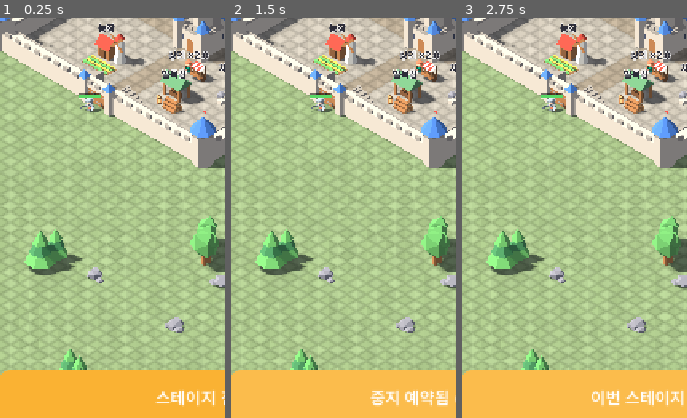
Above: before the commit, frames 1-3 (left to right).
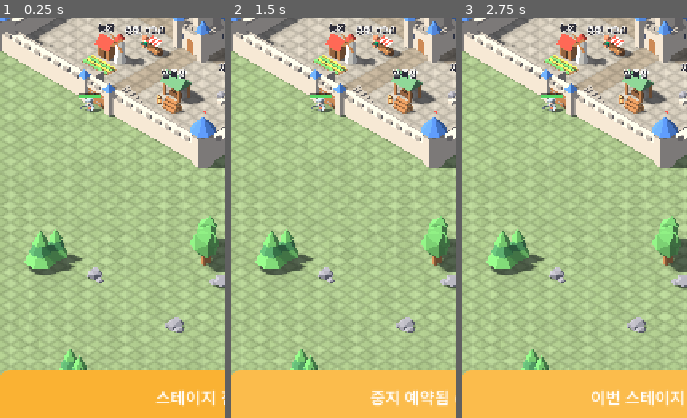
Above: after the commit, the same moments.

Repository: ILSEONG/CastleRPG
Game: Godot game, scene res://scenes/main.tscn
Two runs of this game, one before a commit and one after it. Both use one fixed random seed, a clock stepped at 60 frames per second and the inputs below.
Inputs:
- Up to frame 1 (0.25 s): no input
- Up to frame 2 (1.5 s): click "스테이지 진행" at 0.5 s; click "이번 스테이지 후 중지" at 1.25 s
- Up to frame 3 (2.75 s): click "중지 예약됨 (취소)" at 2 s
The pictures show only the part of the screen within x 5-55%, y 47-97%; the shares and areas given below are measured in that part.

The runs differ from the first frame. In frame 1, 1.4% of the frame differs, in the area x 55-97%, y 2-17%; in frame 2, 1.4%; in frame 3, 1.4%.

Commit message:
fix: merchant taps beat building boxes, wheel blocked under the trade window, clock rollback restarts production
- merchant+cart body on its own layer 32, picked before buildings; merchant moved left of
  the plaza so the lumber bubble no longer covers its label
- trade window: block wheel pass-through, 59:59 countdown, ignore a double tap's second press
- economy: negative elapsed resets last_collect to now; atomic save via temp file + rename;
  accept int numbers in saves
- '+N' text stays readable for most of its 1.2 s
- tests: cart tap, double tap, rollback restart, save overwrite; merchant spot test works in
  any quadrant

Co-Authored-By: Claude Opus 5.5 <noreply@anthropic.com>

Diff:
--- a/scripts/badges.gd
+++ b/scripts/badges.gd
@@ -13,7 +13,7 @@
 const BOB_PX := 3.0
 const BOB_HZ := 0.8
 const POP_RISE_PX := 40.0
-const POP_SEC := 1.0
+const POP_SEC := 1.2
 const POP_FONT := 28
 const INK := Color(0.16, 0.18, 0.24)
 
@@ -85,11 +85,12 @@
 ## 아이콘 + "+N". 글자는 서서히 사라지고 아이콘은 줄어든다(draw_icon은 투명도를 받지 않는다).
 func _draw_pop(at: Vector2, p: Dictionary) -> void:
 	var k: float = p.age / POP_SEC
+	var a := clampf((1.0 - k) / 0.4, 0.0, 1.0)  # 처음 60%는 또렷하게, 마지막 40%에 사라진다
 	var text := "+%d" % p.amount
 	var w := FONT.get_string_size(text, HORIZONTAL_ALIGNMENT_LEFT, -1, POP_FONT).x
 	var icon_px := 30.0 * (1.0 - 0.5 * k)
 	var x0 := at.x - (icon_px + 4.0 + w) / 2.0
 	IconsScript.draw_icon(self, p.kind, Vector2(x0 + icon_px / 2.0, at.y), icon_px)
 	var pos := Vector2(x0 + icon_px + 4.0, at.y + POP_FONT * 0.35)
-	draw_string_outline(FONT, pos, text, HORIZONTAL_ALIGNMENT_LEFT, -1, POP_FONT, 8, Color(1, 1, 1, 1.0 - k))
-	draw_string(FONT, pos, text, HORIZONTAL_ALIGNMENT_LEFT, -1, POP_FONT, Color(INK, 1.0 - k))
+	draw_string_outline(FONT, pos, text, HORIZONTAL_ALIGNMENT_LEFT, -1, POP_FONT, 8, Color(1, 1, 1, a))
+	draw_string(FONT, pos, text, HORIZONTAL_ALIGNMENT_LEFT, -1, POP_FONT, Color(INK, a))
--- a/scripts/balance.gd
+++ b/scripts/balance.gd
@@ -80,7 +80,7 @@
 ]
 
 ## 상인 자리 (개정 7). 막사·벌목장·채석장 사이 빈 터(십자 도로 밖). 수레는 상인 +X 쪽.
-const MERCHANT_POS := Vector3(3.5, 0, 6.5)
+const MERCHANT_POS := Vector3(-5.5, 0, 6.5)  # 성채 정문 앞 광장 왼쪽 — 벌목장·채석장 말풍선과 화면에서 겹치지 않는 자리
 const MERCHANT_CART_OFFSET := Vector3(2.0, 0, 0)
 const MERCHANT_RADIUS := 0.6
 
--- a/scripts/buildings.gd
+++ b/scripts/buildings.gd
@@ -11,7 +11,8 @@
 const UnitModelScript := preload("res://scripts/unit_model.gd")
 const EconomyScript := preload("res://scripts/economy.gd")  # 정적 규칙만 쓴다(오토로드 아님)
 
-const LAYER_TAP := 16  # 건물·상인 탭 판정체 (성문 2, 성벽 8과 별도)
+const LAYER_TAP := 16  # 건물 탭 판정체 (성문 2, 성벽 8과 별도)
+const LAYER_MERCHANT := 32  # 상인·수레 탭 판정체 — picker가 건물보다 먼저 본다(앞쪽 건물 상자에 가리지 않게)
 
 const MOUNTAIN_VARIANTS := 5
 
@@ -70,13 +71,13 @@
 	var r := Vector3(Balance.MERCHANT_RADIUS, Art.HEAD_HEIGHT, Balance.MERCHANT_RADIUS)
 	var box := AABB(Balance.MERCHANT_POS - Vector3(r.x, 0, r.z), r * 2.0 * Vector3(1, 0.5, 1))  # 상인 기둥
 	box = box.merge(AABB(cart.position + cart.mesh.get_aabb().position, cart.mesh.get_aabb().size))
-	_add_tap_body(Vector3(box.get_center().x, 0, box.get_center().z), Vector3(box.size.x, box.end.y, box.size.z)).set_meta("merchant", true)
+	_add_tap_body(Vector3(box.get_center().x, 0, box.get_center().z), Vector3(box.size.x, box.end.y, box.size.z), LAYER_MERCHANT).set_meta("merchant", true)
 
 
-## 탭 판정체: 물리 이동과 무관(마스크 0), 레이어 16 = 건물·상인 탭. 바닥 중심 ground_center, 크기 size.
-func _add_tap_body(ground_center: Vector3, size: Vector3) -> StaticBody3D:
+## 탭 판정체: 물리 이동과 무관(마스크 0). 바닥 중심 ground_center, 크기 size.
+func _add_tap_body(ground_center: Vector3, size: Vector3, layer := LAYER_TAP) -> StaticBody3D:
 	var body := StaticBody3D.new()
-	body.collision_layer = LAYER_TAP
+	body.collision_layer = layer
 	body.collision_mask = 0
 	var cs := CollisionShape3D.new()
 	var shape := BoxShape3D.new()
--- a/scripts/economy.gd
+++ b/scripts/economy.gd
@@ -121,6 +121,10 @@
 
 ## 쌓인 양을 보유량에 더하고 마지막 수집 시각을 옮긴다(§2). 수집량을 돌려준다.
 func collect(building_id: String, now: float) -> int:
+	if res_of(building_id) != "" and now < float(last_collect[building_id]):  # 시계를 되돌림: 지금부터 다시 쌓는다
+		last_collect[building_id] = now
+		save()
+		return 0
 	var amount := pending(building_id, now)
 	if amount == 0:
 		return 0
@@ -174,11 +178,17 @@
 	_save_cd = SAVE_INTERVAL
 	if save_path == "":
 		return
-	var f := FileAccess.open(save_path, FileAccess.WRITE)
+	# 임시 파일에 다 쓴 뒤 바꿔 끼운다 — 쓰다 끊겨도 이전 저장은 남는다.
+	var tmp := save_path + ".tmp"
+	var f := FileAccess.open(tmp, FileAccess.WRITE)
 	if f == null:
 		push_warning("economy save failed: %s" % error_string(FileAccess.get_open_error()))
 		return
 	f.store_string(JSON.stringify({"version": SAVE_VERSION, "gold": gold, "res": res, "last_collect": last_collect, "levels": levels}))
+	f.close()
+	var err := DirAccess.rename_absolute(tmp, save_path)
+	if err != OK:
+		push_warning("economy save rename failed: %s" % error_string(err))
 
 
 ## 없는 파일은 조용히, 깨진 파일은 경고와 함께 기본값으로 시작한다.
@@ -193,9 +203,9 @@
 	changed.emit()
 
 
-## 형 검사 후 반영. JSON 숫자는 float이라 int로 되돌린다. 하나라도 틀리면 false(부분 반영 없음).
+## 형 검사 후 반영. JSON 숫자는 float(혹시 int여도 받는다)이라 int로 되돌린다. 하나라도 틀리면 false(부분 반영 없음).
 func _apply(data) -> bool:
-	if not (data is Dictionary) or int(data.get("version", 0)) != SAVE_VERSION or not (data.get("gold") is float):
+	if not (data is Dictionary) or not _num(data.get("version")) or int(data.version) != SAVE_VERSION or not _num(data.get("gold")):
 		return false
 	var r := {}
 	var lc := {}
@@ -207,7 +217,7 @@
 		var vs = data.get("levels")
 		if not (rs is Dictionary and ls is Dictionary and vs is Dictionary):
 			return false
-		if not (rs.get(id) is float and ls.get(b) is float and vs.get(b) is float):
+		if not (_num(rs.get(id)) and _num(ls.get(b)) and _num(vs.get(b))):
 			return false
 		r[id] = maxi(0, int(rs[id]))
 		lc[b] = float(ls[b])
@@ -217,3 +227,7 @@
 	last_collect = lc
 	levels = lv
 	return true
+
+
+static func _num(v) -> bool:
+	return v is float or v is int
--- a/scripts/merchant_panel.gd
+++ b/scripts/merchant_panel.gd
@@ -13,6 +13,7 @@
 const RATE_HIGH := Color(0.15, 0.6, 0.25)
 const RATE_JACKPOT := Color(0.9, 0.62, 0.05)
 const DIALOG_W := 600
+const OPEN_GUARD_MS := 400  # 연 직후 이 시간 동안 배경 누름은 닫지 않는다
 
 var dialog: PanelContainer
 var sell_buttons := {}  # 자원 id → [판매] 버튼
@@ -23,6 +24,7 @@
 var _amount_labels := {}
 var _value_labels := {}
 var _last_sec := -1
+var _opened_ms := 0
 
 
 func _ready() -> void:
@@ -32,6 +34,7 @@
 	back.color = DIM
 	back.set_anchors_and_offsets_preset(Control.PRESET_FULL_RECT)
 	back.mouse_filter = Control.MOUSE_FILTER_STOP
+	back.mouse_force_pass_scroll_events = false  # 휠 줌이 뒤 카메라로 새지 않게
 	back.gui_input.connect(_on_back_input)
 	add_child(back)
 
@@ -73,6 +76,7 @@
 
 func open() -> void:
 	visible = true
+	_opened_ms = Time.get_ticks_msec()
 	_refresh(_now())
 
 
@@ -90,7 +94,8 @@
 
 func _on_back_input(event: InputEvent) -> void:
 	var mb := event as InputEventMouseButton
-	if mb != null and mb.pressed and mb.button_index == MOUSE_BUTTON_LEFT:
+	# 연타(더블 탭)의 두 번째 누름이 연 창을 바로 닫지 않게 잠깐 무시
+	if mb != null and mb.pressed and mb.button_index == MOUSE_BUTTON_LEFT and Time.get_ticks_msec() - _opened_ms > OPEN_GUARD_MS:
 		close()
 
 
@@ -99,7 +104,7 @@
 	var rate := Economy.current_rate(now)
 	_rate_label.text = "현재 시세 ×%.1f" % rate
 	_rate_label.add_theme_color_override("font_color", rate_color(rate))
-	var left := ceili(Economy.seconds_to_next_rate(now))
+	var left := floori(Economy.seconds_to_next_rate(now))  # 59:59 → 00:00
 	_timer_label.text = "다음 시세까지 %02d:%02d" % [left / 60, left % 60]
 	var any := false
 	for id in Balance.RESOURCES:
--- a/scripts/unit_picker.gd
+++ b/scripts/unit_picker.gd
@@ -15,7 +15,8 @@
 
 const LAYER_GATE := 2
 const LAYER_WALL := 8
-const LAYER_TAP := 16  # 건물·상인 탭 판정체(buildings.gd)
+const LAYER_TAP := 16  # 건물 탭 판정체(buildings.gd)
+const LAYER_MERCHANT := 32  # 상인·수레 탭 판정체 — 건물보다 먼저 본다(앞쪽 벌목장·채석장 상자에 가리지 않게)
 const TAP_MAX_PX := 12.0
 const HERO_TAP_PX := 32.0  # 화면(논리 720px 폭 기준)에서 영웅 중심까지 이 거리 안이면 그 영웅. 줌과 무관
 const HERO_TAP_PRECISE_PX := 12.0  # 영웅 선택 중에는 이만큼 가까워야 성문·성벽보다 영웅이 먼저
@@ -98,16 +99,15 @@
 	return camera.get_world_3d().direct_space_state.intersect_ray(q)
 
 
-## 상인·자원 건물 탭(레이어 16). 처리했으면 true. 기능 없는 건물은 적중을 무시(false)해 다음 판정으로 넘긴다.
+## 상인(레이어 32) → 자원 건물(레이어 16) 탭. 처리했으면 true. 기능 없는 건물은 적중을 무시(false)해 다음 판정으로 넘긴다.
 func _tap_object(screen_pos: Vector2) -> bool:
+	if not _pick(screen_pos, LAYER_MERCHANT).is_empty():
+		panel.open()
+		return true
 	var hit := _pick(screen_pos, LAYER_TAP)
 	if hit.is_empty():
 		return false
-	var body = hit.collider
-	if body.has_meta("merchant"):
-		panel.open()
-		return true
-	var id: String = body.get_meta("building", "")
+	var id: String = hit.collider.get_meta("building", "")
 	var res_id: String = Economy.res_of(id)
 	if res_id == "":
 		return false
--- a/tests/ai_check.gd
+++ b/tests/ai_check.gd
@@ -25,7 +25,7 @@
 	OS.add_logger(_errors)
 	Economy.save_path = ""  # 실제 저장 파일을 건드리지 않는다
 	Economy.reset(Time.get_unix_time_from_system())
-	_main =preload("res://scenes/main.tscn").instantiate()
+	_main = preload("res://scenes/main.tscn").instantiate()
 	add_child(_main)
 	await _frames(5)
 	for c in _main.get_children():
--- a/tests/input_check.gd
+++ b/tests/input_check.gd
@@ -253,7 +253,7 @@
 	# (o) 상인 탭 → 창 열림, 선택 유지. 창 안(제목) 탭은 닫지 않는다
 	_picker._select(warrior)
 	var mp := _camera.unproject_position(Balance.MERCHANT_POS + Vector3(0, 1.0, 0))
-	_check(_picker._pick(mp, PickerScript.LAYER_TAP).get("collider") != null and _picker._pick(mp, PickerScript.LAYER_TAP).collider.has_meta("merchant") and not _open_hero(mp),
+	_check(not _picker._pick(mp, PickerScript.LAYER_MERCHANT).is_empty() and not _open_hero(mp),
 		"(o) precondition: merchant tap point hits the merchant body", "px=%s" % mp)
 	var free_before: Vector3 = warrior.free_pos
 	await _tap(mp)
@@ -290,11 +290,23 @@
 	await _frames(2)
 	_check(rig.position == cam_pos and panel.is_open(), "(q) dragging while the window is open does not pan the camera", "pos=%s" % rig.position)
 	var hero_state := [warrior.side, warrior.post, warrior.free_pos]
+	await get_tree().create_timer(0.45).timeout  # 연 직후 배경 누름 무시 시간(OPEN_GUARD_MS)이 지나게
 	await _tap(bg)
 	_check(not panel.is_open() and _picker.selected == warrior and [warrior.side, warrior.post, warrior.free_pos] == hero_state,
 		"(q) tapping the backdrop over open ground closes the window and does not move the hero", "open=%s state=%s" % [panel.is_open(), [warrior.side, warrior.post, warrior.free_pos]])
 	await _tap(bg)
 	_check(warrior.free_pos != hero_state[2], "(q) after closing, the same ground tap moves the hero again", "free=%s" % warrior.free_pos)
+
+	# (r) 수레를 탭해도 창이 열린다 — 수레 바퀴·바닥 높이(0.4 m)도 앞쪽 건물 상자보다 상인 판정이 먼저
+	_picker._select(null)
+	var cp := _camera.unproject_position(Balance.MERCHANT_POS + Balance.MERCHANT_CART_OFFSET + Vector3(0, 0.4, 0))
+	_check(not _picker._pick(cp, PickerScript.LAYER_MERCHANT).is_empty() and not _open_hero(cp), "(r) precondition: cart point hits the merchant body", "px=%s" % cp)
+	await _tap(cp)
+	await _frames(2)
+	_check(panel.is_open(), "(r) tapping the cart opens the trade window", "open=%s" % panel.is_open())
+	await _tap(bg)  # 더블 탭의 두 번째 누름
+	_check(panel.is_open(), "(r) a backdrop press right after opening (double tap) does not close the window", "open=%s" % panel.is_open())
+	panel.close()
 
 
 func _check(cond: bool, what: String, detail: String) -> void:
--- a/tests/run_tests.gd
+++ b/tests/run_tests.gd
@@ -708,7 +708,7 @@
 	e.last_collect.quarry = 1000.0 - 800 * 60.0  # 상한 초과
 	check(e.collect("quarry", 1000.0) == 720 * 5 and e.last_collect.quarry == 1000.0, "collect at the cap snaps last_collect to now")
 	e.last_collect.farm = 5000.0  # 시계를 되돌림
-	check(e.collect("farm", 1000.0) == 0 and e.last_collect.farm == 5000.0, "collect with negative elapsed gives 0 and changes nothing")
+	check(e.collect("farm", 1000.0) == 0 and e.last_collect.farm == 1000.0, "collect with negative elapsed gives 0 and restarts from now")
 	e.last_collect.farm = 1000.0 - 4 * 60.0
 	check(not e.show_badge("farm", 1000.0), "no badge under 5 minutes")
 	e.last_collect.farm = 1000.0 - 5 * 60.0
@@ -766,10 +766,13 @@
 	e.last_collect.lumber = now - 90.5
 	e.levels.farm = 3
 	e.save()
+	e.gold = 78
+	e.save()  # 이미 있는 파일 위로 다시 저장(임시 파일 → 바꿔 끼우기)
+	check(not FileAccess.file_exists(ECON_TMP + ".tmp"), "save leaves no temp file behind")
 	var e2 = _econ(0.0)
 	e2.save_path = ECON_TMP
 	e2.load_save(now + 5.0)
-	check(e2.gold == 77 and e2.res.wood == 12 and e2.res.wood is int and e2.levels.farm == 3 and e2.levels.farm is int and is_equal_approx(e2.last_collect.lumber, now - 90.5), "save round-trips with int types restored")
+	check(e2.gold == 78 and e2.res.wood == 12 and e2.res.wood is int and e2.levels.farm == 3 and e2.levels.farm is int and is_equal_approx(e2.last_collect.lumber, now - 90.5), "save round-trips with int types restored")
 	for junk in ["{not json", "[1,2]", "{\"version\":1,\"gold\":5}", "{\"version\":2,\"gold\":1,\"res\":{},\"last_collect\":{},\"levels\":{}}"]:
 		var f := FileAccess.open(ECON_TMP, FileAccess.WRITE)
 		f.store_string(junk)
@@ -787,6 +790,8 @@
 	check(not FileAccess.file_exists(ECON_TMP), "save_path empty writes no file")
 	e.free()
 	e2.free()
+
+
 ## 상인(반경 0.6 m)과 수레(AABB)는 건물 부지·십자 도로·안쪽 통로 고리(깊이 half−3, 레벨 1~3)를 침범하지 않고, 수레는 크기 한계 안.
 func test_merchant_spot() -> void:
 	var box := TownKitScript.merchant_cart().get_aabb()
@@ -803,11 +808,16 @@
 		for b in Balance.BUILDINGS:
 			var plot := Rect2(Vector2(b.cell) * Balance.TILE, Vector2(b.size) * Balance.TILE)
 			check(not rc.intersects(plot), "merchant spot %s clear of %s plot" % [rc, b.id])
-		check(rc.position.x > 2.0 and rc.position.y > 2.0, "merchant spot %s off the cross roads (tiles -1..0 = +-2 m)" % rc)
+		var off_x: bool = rc.position.x >= 2.0 or rc.end.x <= -2.0
+		var off_z: bool = rc.position.y >= 2.0 or rc.end.y <= -2.0
+		check(off_x and off_z, "merchant spot %s off the cross roads (tiles -1..0 = +-2 m)" % rc)
+		# 사각형 안 |x|, |z|의 범위(축을 걸치지 않음 — 위 검사) → max(|x|,|z|) 범위
+		var ax := [minf(absf(rc.position.x), absf(rc.end.x)), maxf(absf(rc.position.x), absf(rc.end.x))]
+		var az := [minf(absf(rc.position.y), absf(rc.end.y)), maxf(absf(rc.position.y), absf(rc.end.y))]
 		for level in [1, 2, 3]:
 			var lane := Balance.interior_half(level) - Balance.STAIR_W - FormationScript.GATE_PASS_MARGIN
-			var lo := maxf(rc.position.x, rc.position.y)  # 사각형 안 max(|x|,|z|) 범위(첫 사분면)
-			var hi := maxf(rc.end.x, rc.end.y)
+			var lo: float = maxf(ax[0], az[0])
+			var hi: float = maxf(ax[1], az[1])
 			check(hi < lane - 1.0 or lo > lane + 1.0, "merchant spot %s clear of level %d lane ring (depth %.1f)" % [rc, level, lane])
 
 
Not shown, added: scripts/badges.gd.uid
Not shown, added: scripts/merchant_panel.gd.uid
Not shown, changed: docs/superpowers/specs/2026-10-01-castlerpg-economy-design.md
